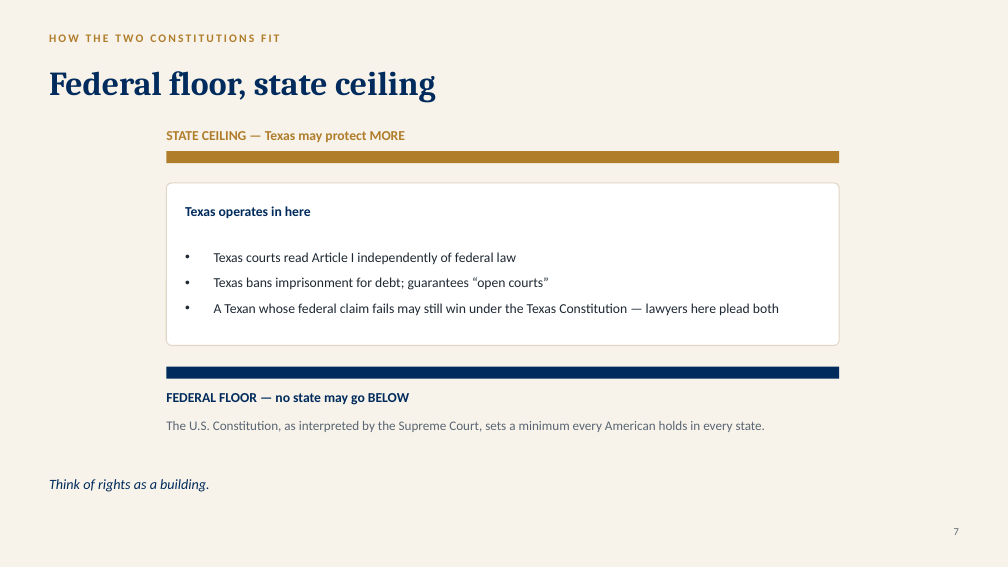
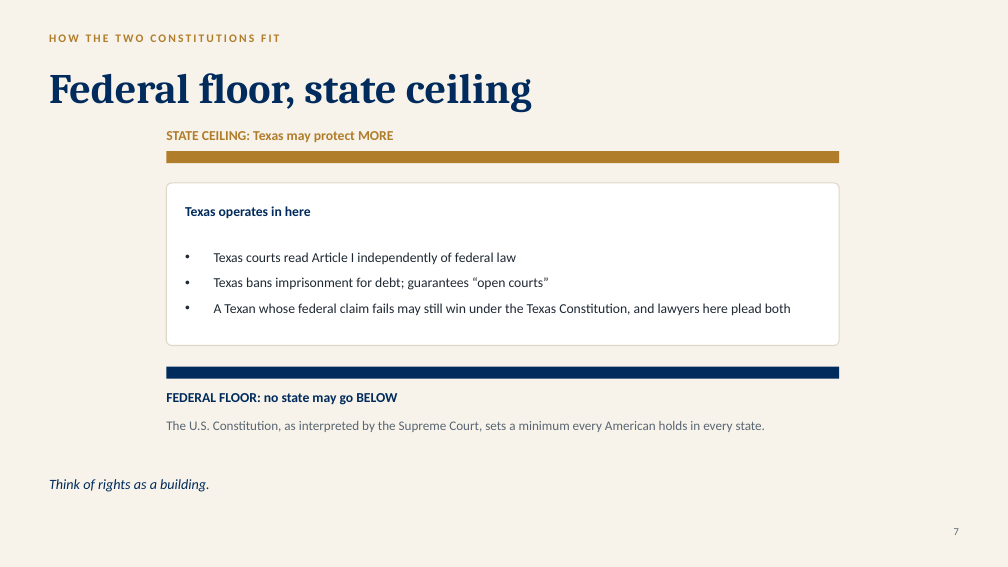
Before and after one commit to ProfessorJaredAlanStewart/texas-govt-modules, a slide deck: slide 8 of slides/Chapter 16 - Civil Liberties and Civil Rights (Lecture Deck).pptx. Drawn at 1008x567 pixels with LibreOffice and Linux fonts; fonts in the diff are those of the drawing. Boxes give left, top, right and bottom in pixels: in the first picture for what was removed or moved away, otherwise in the second. Text is boxed around its words. In the diff, an @@ line names an element or a change of style, - is before the commit and + after.

```diff
--- a/slides/Chapter 16 - Civil Liberties and Civil Rights (Lecture Deck).pptx
+++ b/slides/Chapter 16 - Civil Liberties and Civil Rights (Lecture Deck).pptx
@@ text "Federal floor, state ceiling" at (x1=49, y1=73, x2=532, y2=113): size 32 to 40 pt @@
@@ text at (x1=166, y1=131, x2=393, y2=142): text changed @@
-STATE CEILING — Texas may protect MORE
+STATE CEILING: Texas may protect MORE
@@ text at (x1=214, y1=303, x2=791, y2=316): text changed @@
-• A Texan whose federal claim fails may still win under the Texas Constitution — lawyers here plead both
+• A Texan whose federal claim fails may still win under the Texas Constitution, and lawyers here plead both
@@ text at (x1=166, y1=393, x2=397, y2=405): text changed @@
-FEDERAL FLOOR — no state may go BELOW
+FEDERAL FLOOR: no state may go BELOW
```
Also in this commit, not shown: 25 other slides changed, 1 other file.
